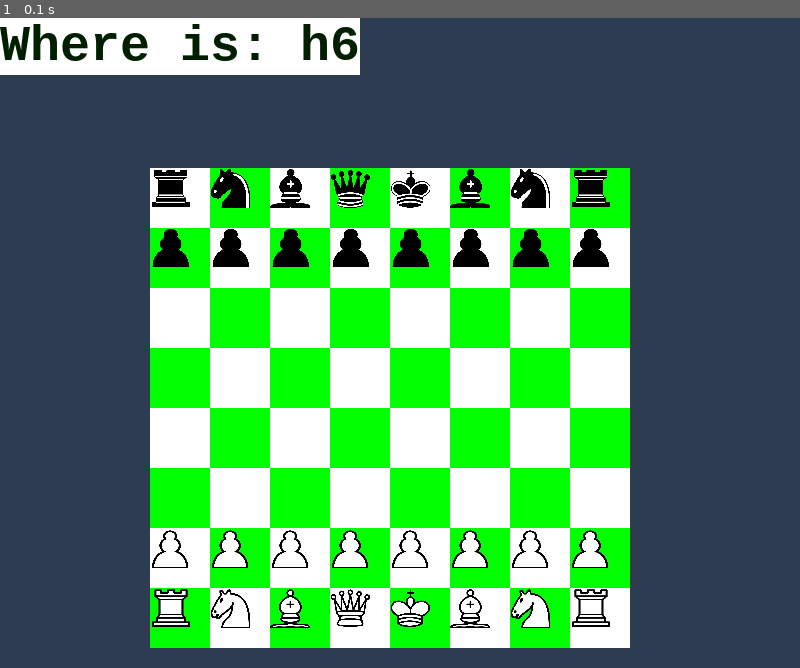
Above: before the commit, frame 1.
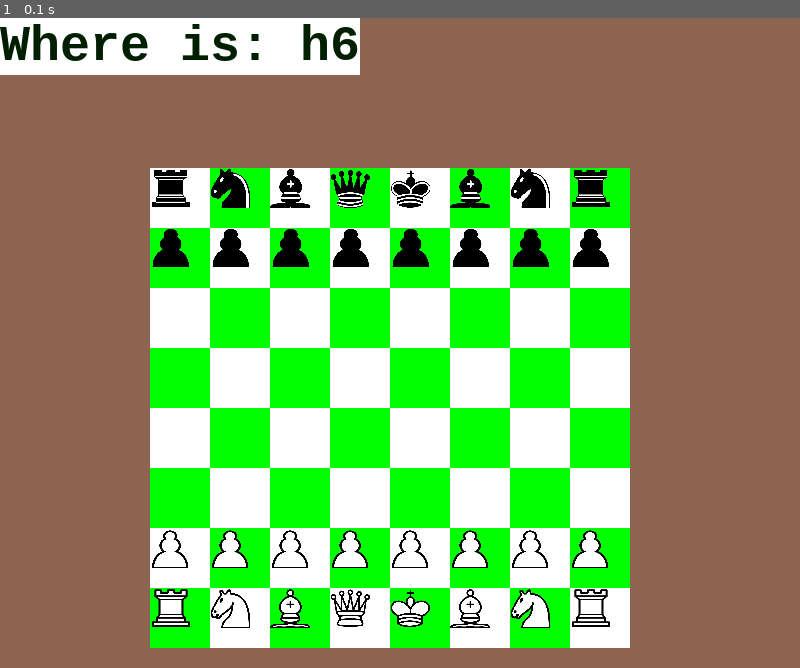
Above: after the commit, the same moment.

Repository: Paravati/LearningChessWithFun
Game: pygame game, started from chessBoardTest_15_09.py
Same seed, same stepped clock (60 frames per second), same inputs: the game is played once before the commit and once after it.
Inputs:
- Up to frame 1 (0.1 s): no input

The runs differ from the first frame. In frame 1, 52% of the frame differs, in the area x 0-100%, y 0-100%.

Commit message:
changed method of setting figures into chessboard

Diff:
--- a/chessBoardTest_15_09.py
+++ b/chessBoardTest_15_09.py
@@ -22,7 +22,7 @@
     board_field_names = generateFieldNames(n)
     blackFigures, whiteFigures = initFigures()
     surface = pygame.display.set_mode((800, 650))
-    surface.fill((45, 60, 80))
+    surface.fill((140, 100, 80))
     myFont = pygame.font.SysFont("Courier", 50, bold=True)
     mySmallFont = pygame.font.SysFont("Courier", 20, bold=True)
 
@@ -87,42 +87,18 @@
 
 def insertFiguresIntoChessboard(whiteFigures, blackFigures, surface, chessboard):
     w_pawn, w_horse, w_bishop, w_rook, w_queen, w_king = whiteFigures
-    surface.blit(pygame.transform.scale(w_pawn, (40, 40)), (chessboard['a2'][1], chessboard['a2'][0]))
-    surface.blit(pygame.transform.scale(w_pawn, (40, 40)), (chessboard['b2'][1], chessboard['b2'][0]))
-    surface.blit(pygame.transform.scale(w_pawn, (40, 40)), (chessboard['c2'][1], chessboard['c2'][0]))
-    surface.blit(pygame.transform.scale(w_pawn, (40, 40)), (chessboard['d2'][1], chessboard['d2'][0]))
-    surface.blit(pygame.transform.scale(w_pawn, (40, 40)), (chessboard['e2'][1], chessboard['e2'][0]))
-    surface.blit(pygame.transform.scale(w_pawn, (40, 40)), (chessboard['f2'][1], chessboard['f2'][0]))
-    surface.blit(pygame.transform.scale(w_pawn, (40, 40)), (chessboard['g2'][1], chessboard['g2'][0]))
-    surface.blit(pygame.transform.scale(w_pawn, (40, 40)), (chessboard['h2'][1], chessboard['h2'][0]))
-
-    surface.blit(pygame.transform.scale(w_horse, (40, 40)), (chessboard['b1'][1], chessboard['b1'][0]))
-    surface.blit(pygame.transform.scale(w_horse, (40, 40)), (chessboard['g1'][1], chessboard['g1'][0]))
-    surface.blit(pygame.transform.scale(w_bishop, (40, 40)), (chessboard['c1'][1], chessboard['c1'][0]))
-    surface.blit(pygame.transform.scale(w_bishop, (40, 40)), (chessboard['f1'][1], chessboard['f1'][0]))
-    surface.blit(pygame.transform.scale(w_rook, (40, 40)), (chessboard['a1'][1], chessboard['a1'][0]))
-    surface.blit(pygame.transform.scale(w_rook, (40, 40)), (chessboard['h1'][1], chessboard['h1'][0]))
-    surface.blit(pygame.transform.scale(w_queen, (40, 40)), (chessboard['d1'][1], chessboard['d1'][0]))
-    surface.blit(pygame.transform.scale(w_king, (40, 40)), (chessboard['e1'][1], chessboard['e1'][0]))
+    for field in ['a2', 'b2', 'c2', 'd2', 'e2', 'f2', 'g2', 'h2']:
+        surface.blit(pygame.transform.scale(w_pawn, (40, 40)), (chessboard[field][1], chessboard[field][0]))
+    figures = [w_rook, w_horse, w_bishop, w_queen, w_king, w_bishop, w_horse, w_rook]
+    for i, fields in enumerate(['a1', 'b1', 'c1', 'd1', 'e1', 'f1', 'g1', 'h1']):
+        surface.blit(pygame.transform.scale(figures[i], (40, 40)), (chessboard[fields][1], chessboard[fields][0]))
 
     b_pawn, b_horse, b_bishop, b_rook, b_queen, b_king = blackFigures
-    surface.blit(pygame.transform.scale(b_pawn, (40, 40)), (chessboard['a7'][1], chessboard['a7'][0]))
-    surface.blit(pygame.transform.scale(b_pawn, (40, 40)), (chessboard['b7'][1], chessboard['b7'][0]))
-    surface.blit(pygame.transform.scale(b_pawn, (40, 40)), (chessboard['c7'][1], chessboard['c7'][0]))
-    surface.blit(pygame.transform.scale(b_pawn, (40, 40)), (chessboard['d7'][1], chessboard['d7'][0]))
-    surface.blit(pygame.transform.scale(b_pawn, (40, 40)), (chessboard['e7'][1], chessboard['e7'][0]))
-    surface.blit(pygame.transform.scale(b_pawn, (40, 40)), (chessboard['f7'][1], chessboard['f7'][0]))
-    surface.blit(pygame.transform.scale(b_pawn, (40, 40)), (chessboard['g7'][1], chessboard['g7'][0]))
-    surface.blit(pygame.transform.scale(b_pawn, (40, 40)), (chessboard['h7'][1], chessboard['h7'][0]))
-
-    surface.blit(pygame.transform.scale(b_horse, (40, 40)), (chessboard['b8'][1], chessboard['b8'][0]))
-    surface.blit(pygame.transform.scale(b_horse, (40, 40)), (chessboard['g8'][1], chessboard['g8'][0]))
-    surface.blit(pygame.transform.scale(b_bishop, (40, 40)), (chessboard['c8'][1], chessboard['c8'][0]))
-    surface.blit(pygame.transform.scale(b_bishop, (40, 40)), (chessboard['f8'][1], chessboard['f8'][0]))
-    surface.blit(pygame.transform.scale(b_rook, (40, 40)), (chessboard['a8'][1], chessboard['a8'][0]))
-    surface.blit(pygame.transform.scale(b_rook, (40, 40)), (chessboard['h8'][1], chessboard['h8'][0]))
-    surface.blit(pygame.transform.scale(b_queen, (40, 40)), (chessboard['d8'][1], chessboard['d8'][0]))
-    surface.blit(pygame.transform.scale(b_king, (40, 40)), (chessboard['e8'][1], chessboard['e8'][0]))
+    for field in ['a7', 'b7', 'c7', 'd7', 'e7', 'f7', 'g7', 'h7']:
+        surface.blit(pygame.transform.scale(b_pawn, (40, 40)), (chessboard[field][1], chessboard[field][0]))
+    figures = [b_rook, b_horse, b_bishop, b_queen, b_king, b_bishop, b_horse, b_rook]
+    for i, fields in enumerate(['a8', 'b8', 'c8', 'd8', 'e8', 'f8', 'g8', 'h8']):
+        surface.blit(pygame.transform.scale(figures[i], (40, 40)), (chessboard[fields][1], chessboard[fields][0]))
 
 
 def chessboardSquareNotation(n, sq_len, x_offset_of_Board, y_offset_of_Board, listWithFieldNames):
